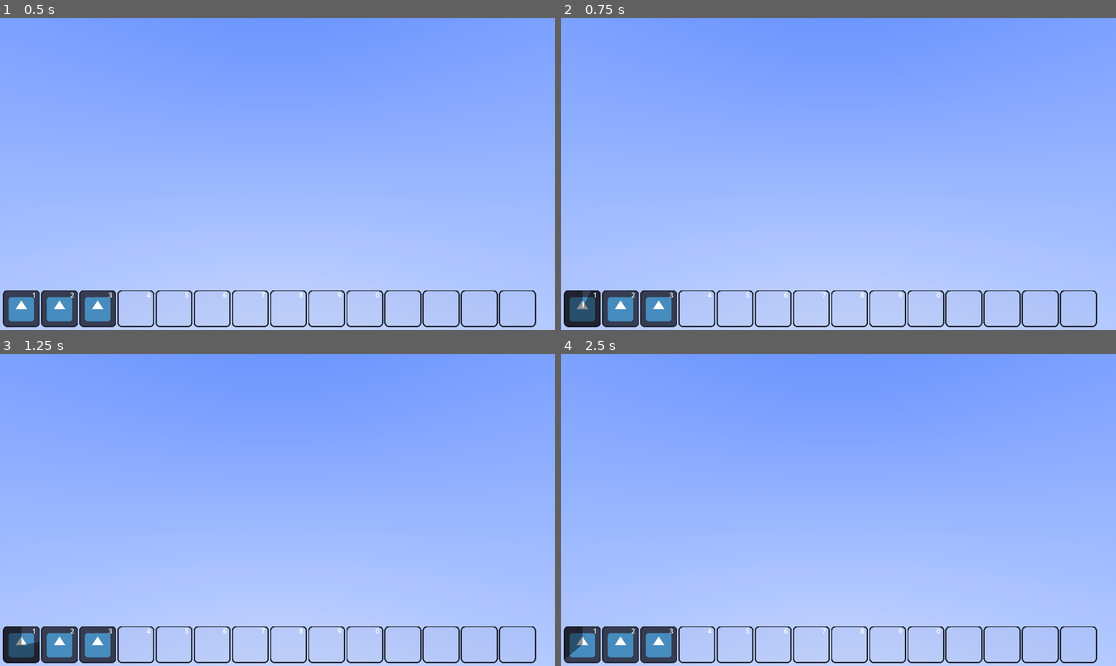
Above: before the commit, frames 1-4 (two rows, left to right).
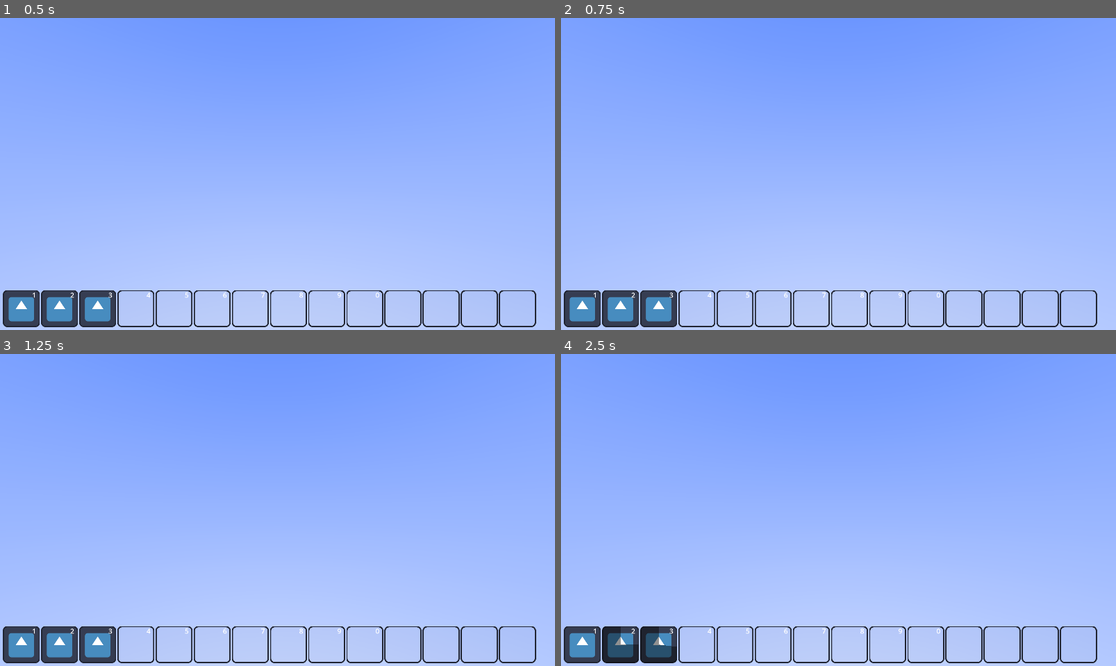
Above: after the commit, the same moments.

Repository: telmotrooper/mephistos-wrath
Game: Godot game, scene res://main.tscn
Same seed, same stepped clock (60 frames per second), same inputs: the game is played once before the commit and once after it. The engine's default icon, where the game draws it, is replaced by a stand-in: a white triangle on a blue panel in a dark square.
Inputs (mouse positions are in pixels of both pictures, inside the frame that each line leads up to):
- Up to frame 1 (0.5 s): no input
- Up to frame 2 (0.75 s): tap Enter at 0.5 s; drag from (583, 308) to (894, 105) at 0.52 s
- Up to frame 3 (1.25 s): no input
- Up to frame 4 (2.5 s): tap Space at 1.25 s; drag from (622, 644) to (810, 572) at 1.27 s; move the mouse to (660, 644) at 2.02 s; click (660, 644) at 2.17 s

Frame 1 is identical in both runs. In frame 2, 0.7% of the frame differs, in the area x 0-8%, y 87-100%; in frame 3, 0.5%; in frame 4, 1.3%, in the area x 0-21%, y 87-100%.

Commit message:
Implemented drag and drop

Diff:
--- a/ability_button.gd
+++ b/ability_button.gd
@@ -31,9 +31,21 @@
 	tween.tween_callback(func(): spinning = false)
 
 func _gui_input(event: InputEvent) -> void:
-	if event is InputEventMouseButton and event.button_index == MOUSE_BUTTON_LEFT and event.pressed:
+	if event is InputEventMouseButton and event.button_index == MOUSE_BUTTON_LEFT and not event.pressed:
 		clicked = true
 
 func _on_ability_triggered(ability_name: StringName) -> void:
 	if ability_name == ability.name:
 		spin()
+
+func _get_drag_data(_at_position: Vector2) -> Variant:
+	return self
+
+func _can_drop_data(_at_position: Vector2, _data: Variant) -> bool:
+	return true
+
+func _drop_data(_at_position: Vector2, data: Variant) -> void:
+	self.ability = data.ability
+	_ready()
+	data.ability = load("res://abilities/empty.tres")
+	data._ready()
